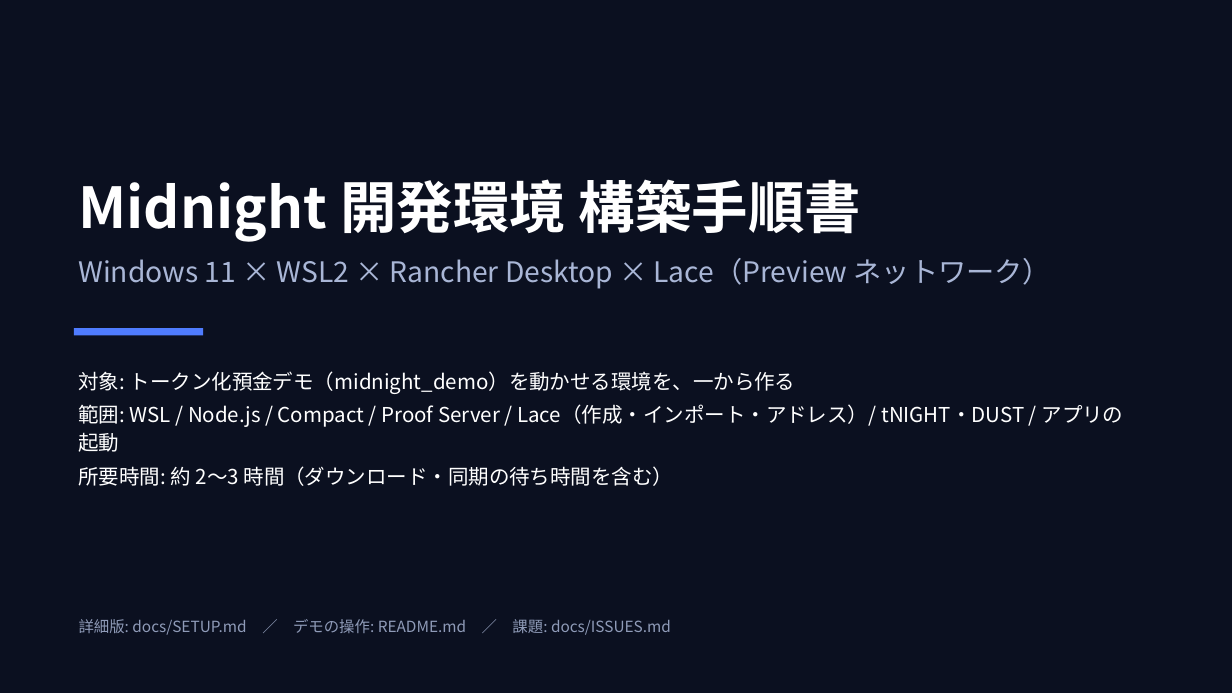
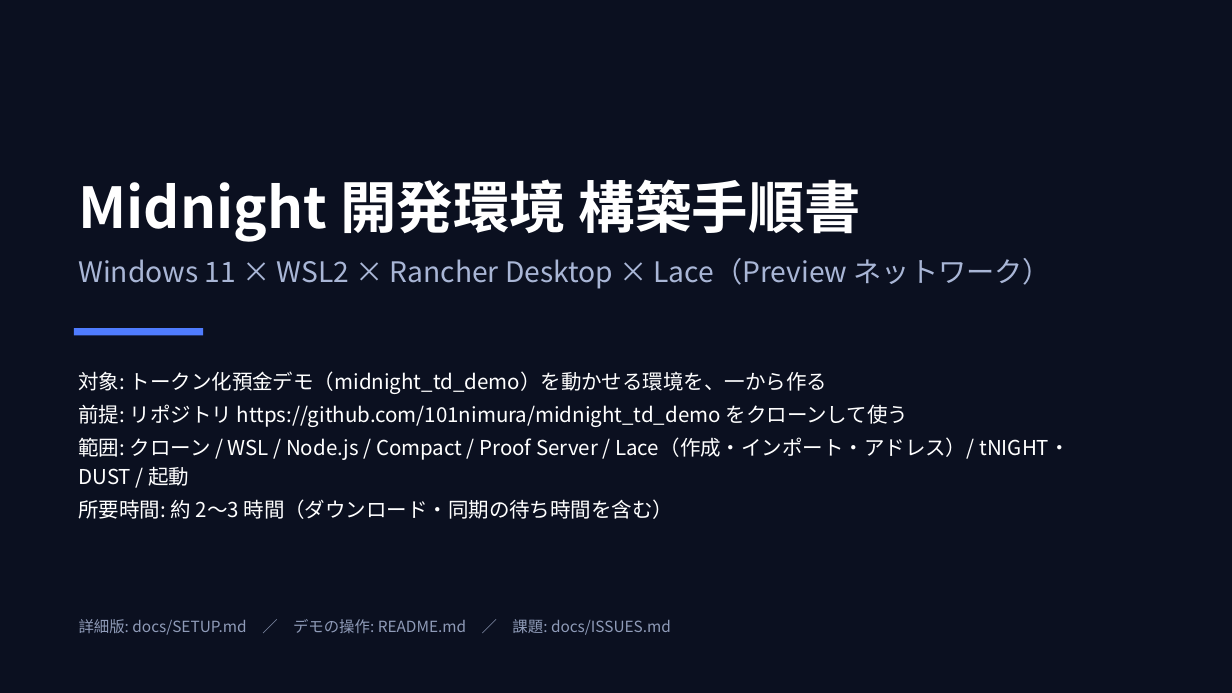
Before and after one commit to 101nimura/midnight_td_demo, a slide deck: slide 1 of docs/SETUP.pptx. Drawn at 1232x693 pixels with LibreOffice and Linux fonts; fonts in the diff are those of the drawing. Boxes give left, top, right and bottom in pixels: in the first picture for what was removed or moved away, otherwise in the second. Text is boxed around its words. In the diff, an @@ line names an element or a change of style, - is before the commit and + after.

```diff
--- a/docs/SETUP.pptx
+++ b/docs/SETUP.pptx
@@ text at (79,371,1069,486): text changed @@
-対象: トークン化預金デモ（midnight_demo）を動かせる環境を、一から作る
-範囲: WSL / Node.js / Compact / Proof Server / Lace（作成・インポート・アドレス）/ tNIGHT・DUST / アプリの起動
+対象: トークン化預金デモ（midnight_td_demo）を動かせる環境を、一から作る
+前提: リポジトリ https://github.com/101nimura/midnight_td_demo をクローンして使う
+範囲: クローン / WSL / Node.js / Compact / Proof Server / Lace（作成・インポート・アドレス）/ tNIGHT・DUST / 起動
```
Also in this commit, not shown: 24 other slides changed, 1 slide added, 18 other files.
